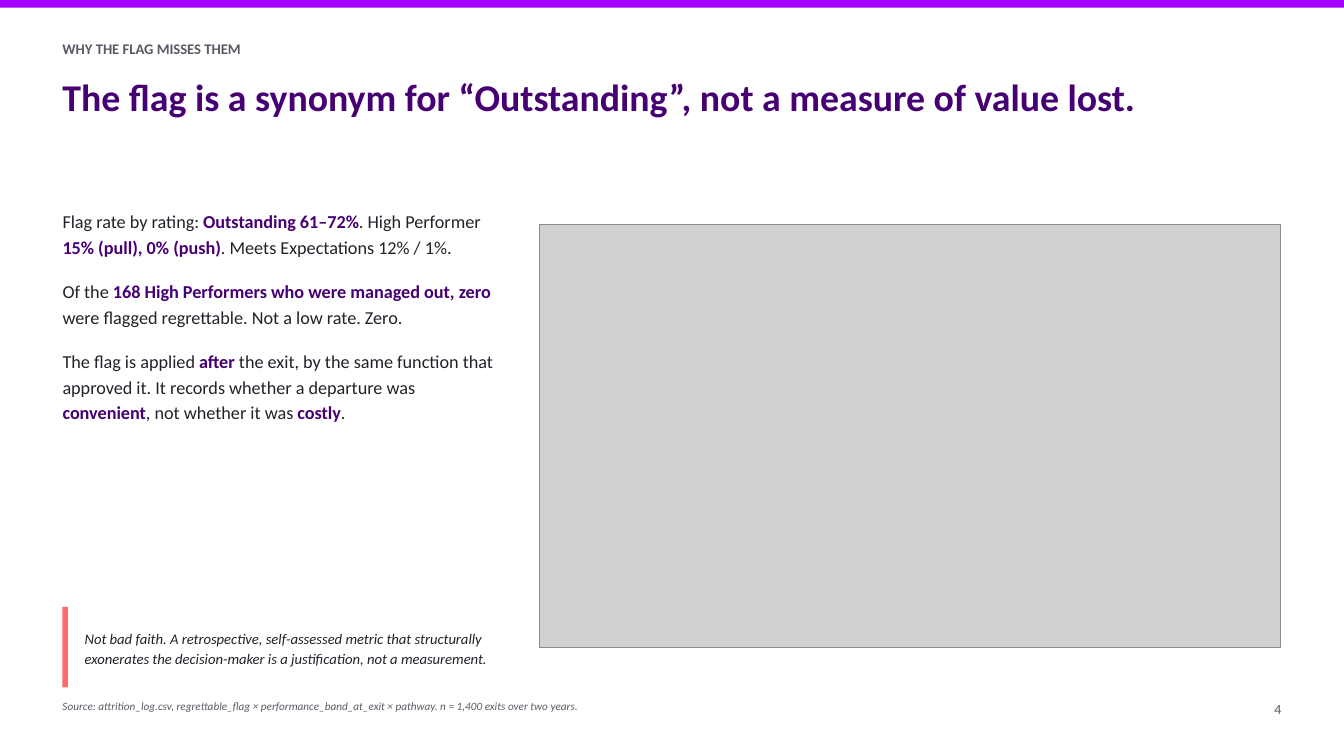
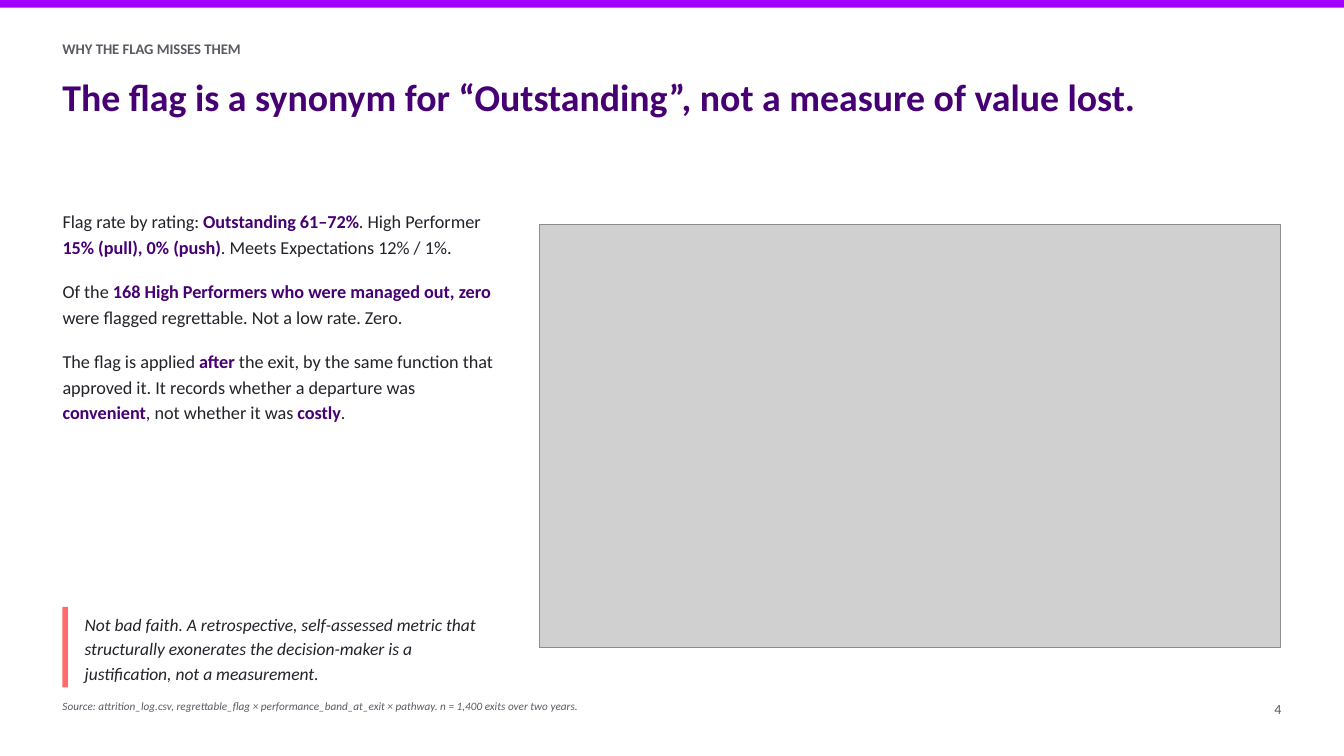
Before and after one commit to athxrva21/subaa_datathon, a slide deck: slide 4 of deck/NovaCorp_deck.pptx. Drawn at 1344x756 pixels with LibreOffice and Linux fonts; fonts in the diff are those of the drawing; grey boxes stand for pictures. Boxes give left, top, right and bottom in pixels: in the first picture for what was removed or moved away, otherwise in the second. Text is boxed around its words. In the diff, an @@ line names an element or a change of style, - is before the commit and + after.

```diff
--- a/deck/NovaCorp_deck.pptx
+++ b/deck/NovaCorp_deck.pptx
@@ text "Not bad faith. A retrospective, ..." at (x1=85, y1=619, x2=476, y2=683): size 10.5 to 12.5 pt @@
```
Also in this commit, not shown: 11 other slides changed, 6 other files.
